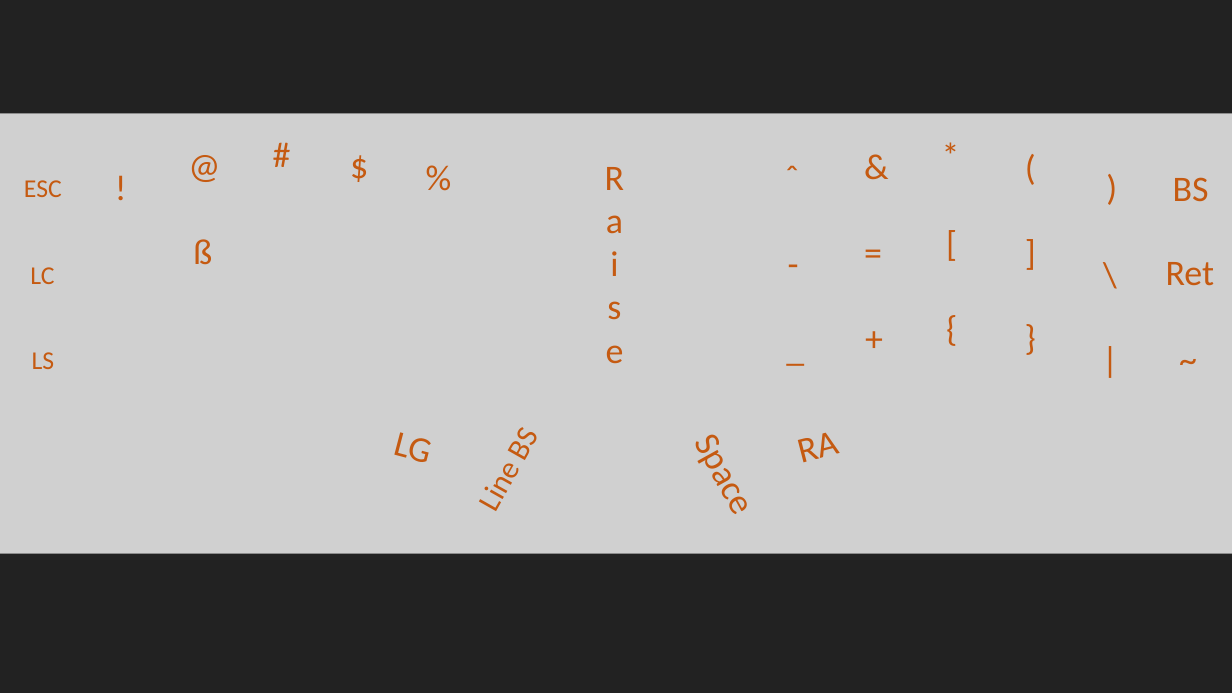
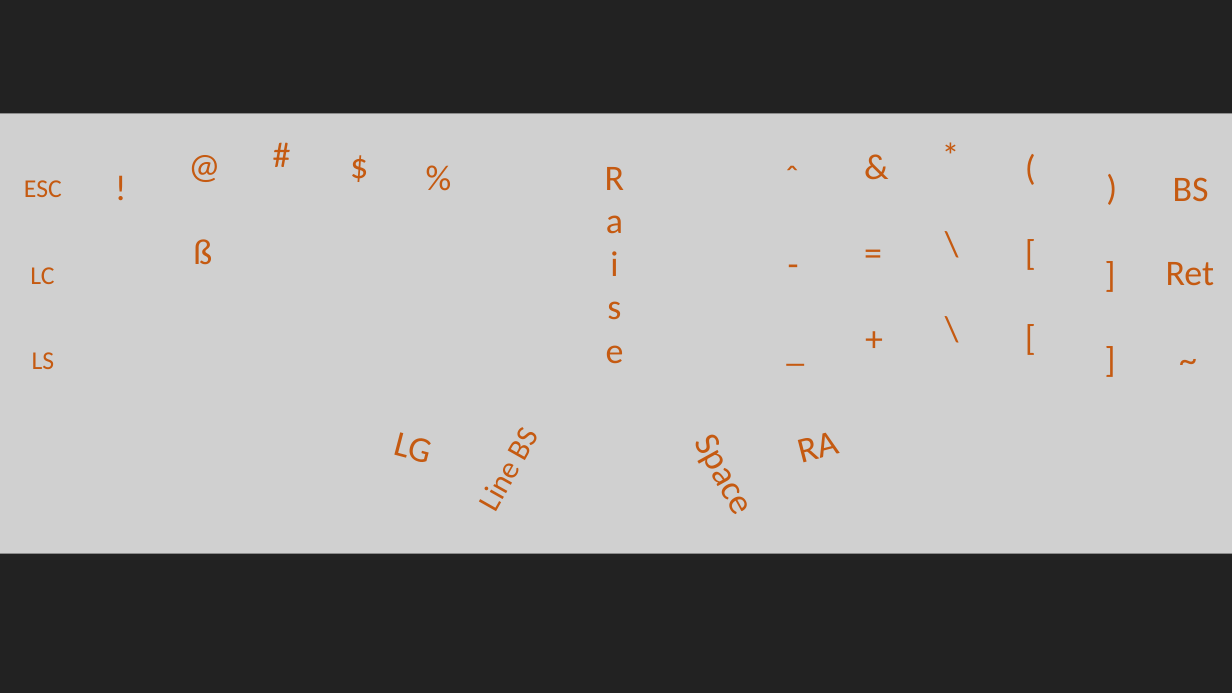
Before and after one commit to KarasVladyslav/ZMK_branch, a slide deck: slide 3 of crkbd layout.pptx. Drawn at 1232x693 pixels with LibreOffice and Linux fonts; fonts in the diff are those of the drawing; grey boxes stand for pictures. Boxes give left, top, right and bottom in pixels: in the first picture for what was removed or moved away, otherwise in the second. Text is boxed around its words. In the diff, an @@ line names an element or a change of style, - is before the commit and + after.

```diff
--- a/crkbd layout.pptx
+++ b/crkbd layout.pptx
@@ text at (x1=929, y1=216, x2=976, y2=269): text changed @@
-[
+\
@@ text at (x1=1007, y1=225, x2=1055, y2=277): text changed @@
-]
+[
@@ text at (x1=1087, y1=247, x2=1134, y2=299): text changed @@
-\
+]
@@ text at (x1=929, y1=301, x2=976, y2=354): text changed @@
-{
+\
@@ text at (x1=1007, y1=311, x2=1055, y2=363): text changed @@
-}
+[
@@ text at (x1=1087, y1=332, x2=1134, y2=384): text changed @@
-|
+]
```
Also in this commit, not shown: 1 other slide changed, 2 other files.
